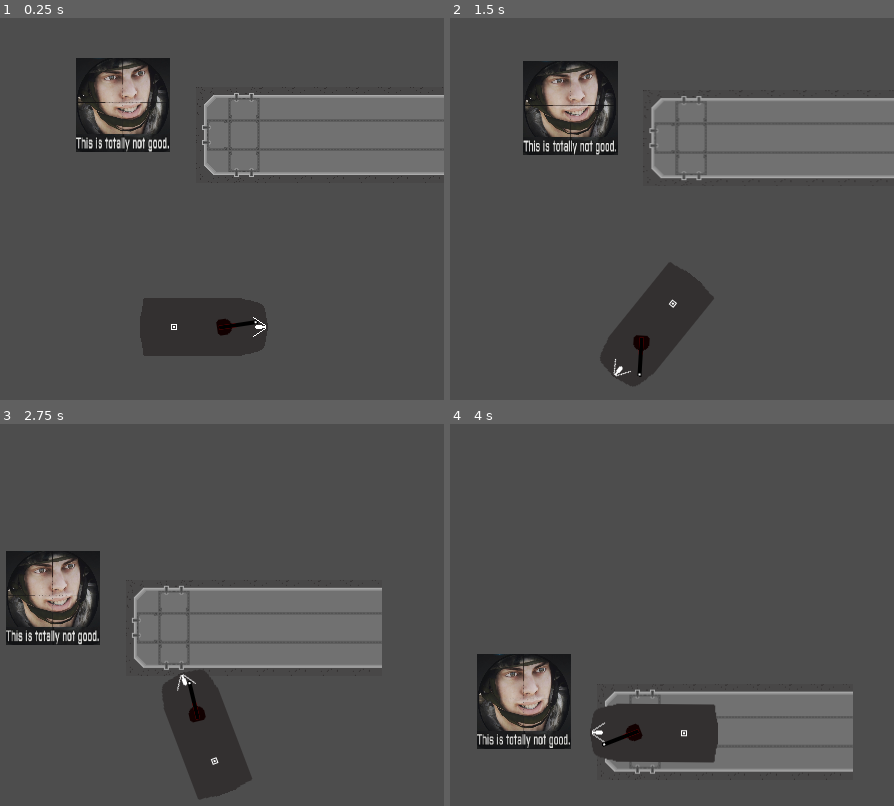
Above: before the commit, frames 1-4 (two rows, left to right).
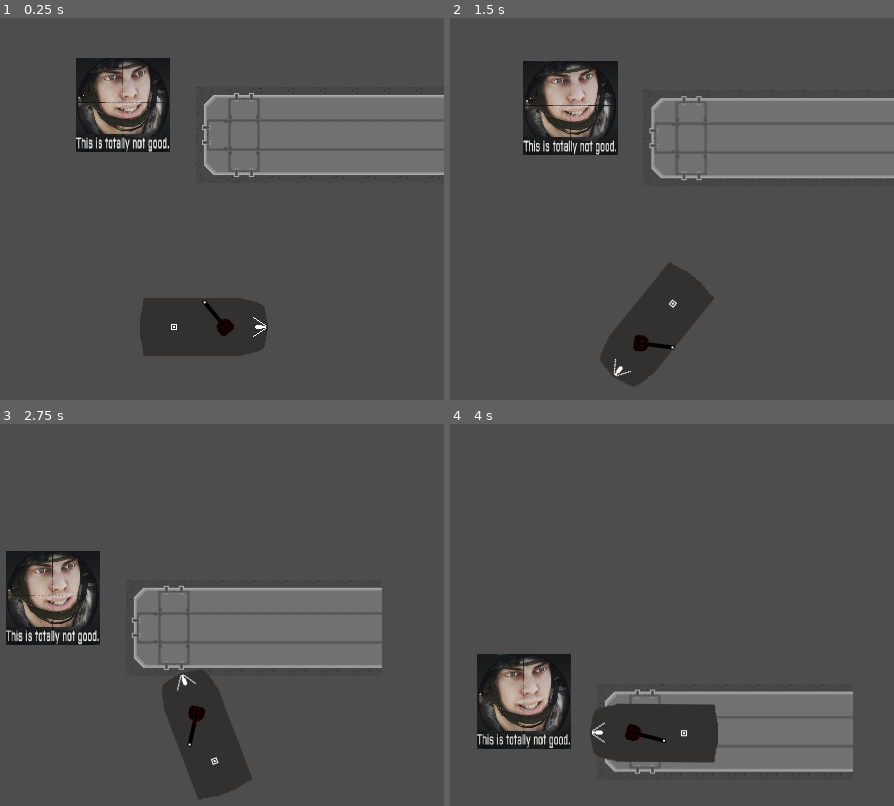
Above: after the commit, the same moments.

Repository: CatWizard47/WormGame
Game: Godot game, scene res://Scenes/main_test_thingy.tscn
Same seed, same stepped clock (60 frames per second), same inputs: the game is played once before the commit and once after it.
Inputs (mouse positions are in pixels of both pictures, inside the frame that each line leads up to):
- Up to frame 1 (0.25 s): no input
- Up to frame 2 (1.5 s): move the mouse to (760, 289) at 0.52 s; press the mouse at (760, 289) at 0.53 s; hold D (move_right) 0.53-1.28 s; move the mouse to (556, 361) at 1.27 s; release the mouse at (556, 361) at 1.28 s; hold S (move_backward) from 1.28 s (still down); click (556, 361) at 1.35 s
- Up to frame 3 (2.75 s): move the mouse to (253, 572) at 2.02 s; release S (move_backward) at 2.03 s; press the mouse at (253, 572) at 2.03 s; hold D (move_right) from 2.03 s (still down)
- Up to frame 4 (4 s): move the mouse to (outside the picture) at 2.77 s; release D (move_right) at 2.78 s; release the mouse at (outside the picture) at 2.78 s; hold W (move_forward) 2.78-3.53 s; click (outside the picture) at 2.85 s; move the mouse to (outside the picture) at 3.52 s; press the mouse at (outside the picture) at 3.53 s; hold A (move_left) from 3.53 s (still down)

The runs differ from the first frame. In frame 1, 0.2% of the frame differs, in the area x 45-59%, y 73-84%; in frame 2, 0.2%; in frame 3, 0.2%; in frame 4, 0.2%, in the area x 34-49%, y 78-85%.

Commit message:
another change to turret rotation, fixed issue with backward facing turret limits

Diff:
--- a/Scenes/player.tscn
+++ b/Scenes/player.tscn
@@ -33,4 +33,4 @@
 [node name="Camera2D" type="Camera2D" parent="." unique_id=56069536]
 
 [node name="player_main_turret" parent="." unique_id=444234207 instance=ExtResource("3_i3pqv")]
-position = Vector2(20, 0)
+position = Vector2(21, 0)
--- a/scripts/player_main_turret.gd
+++ b/scripts/player_main_turret.gd
@@ -1,27 +1,31 @@
 extends Node2D
 
-var mouse_position: Vector2
-var desired_rotation: float
 @export var rotation_speed : float = 0.01
 @export var start_rotation_radian: float = 0 # 0rad = aligned with hull #
 @export var accuracy_margin_radian: float = 0.01
-@export var rotation_limit_radian: float = PI/2 # must be within [PI, 0), above PI to ignore
+@export var rotation_limit_radian: float = PI+1 # must be within [PI, 0), above PI to ignore
 var left_rotation_limit: float
 var right_rotation_limit: float
+var mouse_position: Vector2
+var desired_rotation: float
+var rotation_flag: bool
+
 
 # Called when the node enters the scene tree for the first time.
-func _ready() -> void: #sumthing wrung here, need to test
+func _ready() -> void:
+	rotation_flag = false
 	rotation = start_rotation_radian
-	if start_rotation_radian >= 0:
-		left_rotation_limit = start_rotation_radian - rotation_limit_radian
-		right_rotation_limit = start_rotation_radian + rotation_limit_radian
-		if right_rotation_limit <= -PI:
-			right_rotation_limit += 2 * PI
-	else:
-		left_rotation_limit = start_rotation_radian + rotation_limit_radian
-		right_rotation_limit = start_rotation_radian - rotation_limit_radian
-		if left_rotation_limit >= PI:
-			right_rotation_limit -= 2 * PI
+	left_rotation_limit = start_rotation_radian - rotation_limit_radian
+	right_rotation_limit = start_rotation_radian + rotation_limit_radian
+	if right_rotation_limit > PI:
+		right_rotation_limit -= 2 * PI
+	if start_rotation_radian >= PI:	#might need better cond,
+		right_rotation_limit = left_rotation_limit + 2 * rotation_limit_radian
+		rotation_flag = true
+	elif start_rotation_radian <= -PI:
+		left_rotation_limit = right_rotation_limit - 2 * rotation_limit_radian
+		rotation_flag = true
+
 
 
 func rotation_drive_check() -> bool:
@@ -39,14 +43,9 @@
 		else:
 			rotation -=rotation_speed
 			rotation = clampf(rotation,left_rotation_limit * 0.99,right_rotation_limit * 0.99)
-		if abs(rotation) > PI:
-			rotation = -signf(rotation)*PI
-	else:
-		global_rotation = desired_rotation
-	#print("check1 = ", rotation_drive_check(), " check2 = ",rotation_limit_check())
-	#print("cond = ", desired_rotation - global_rotation, "  desired = " ,desired_rotation)
-	#print("global = ", global_rotation, "  local = " ,rotation)
-	#print(left_rotation_limit, "  ",rotation," ", right_rotation_limit)
+	print("cond = ", desired_rotation - global_rotation, "  desired = " ,desired_rotation)
+	print("global = ", global_rotation, "  local = " ,rotation)
+	print(left_rotation_limit, "  ",rotation," ", right_rotation_limit)
 
 # Called every frame. 'delta' is the elapsed time since the previous frame.
 func _process(_delta: float) -> void:
Not shown, added: Scenes/main_test_thingy.tscn16213942993.tmp
